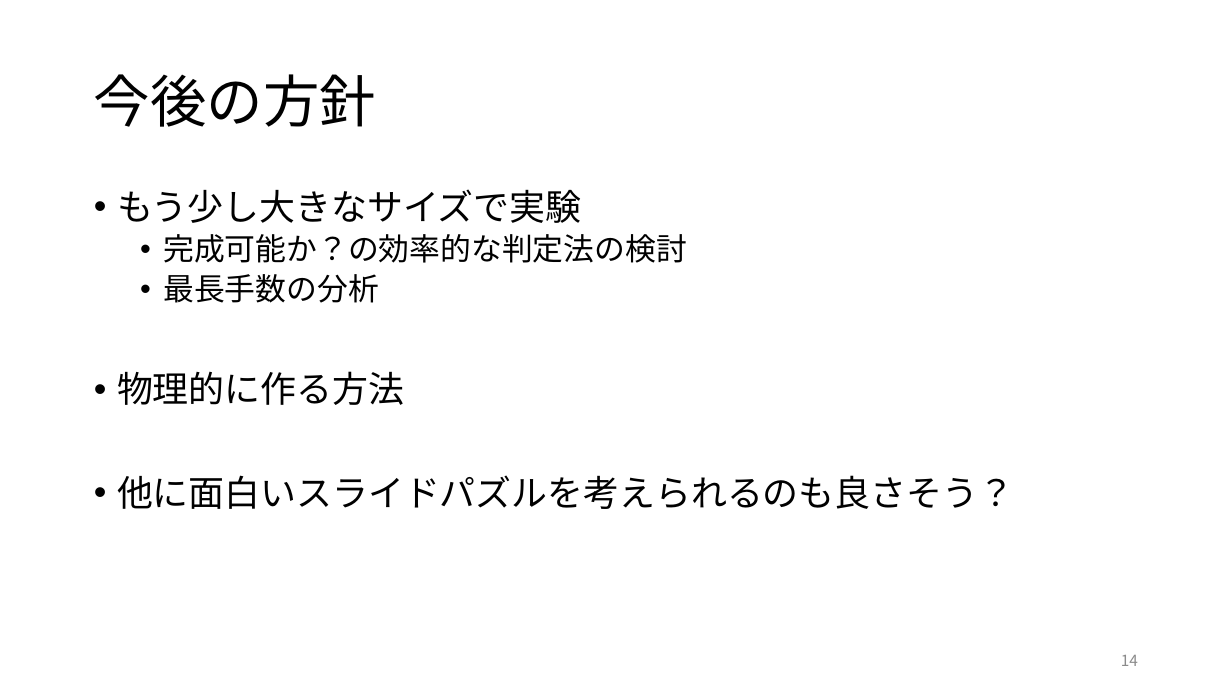
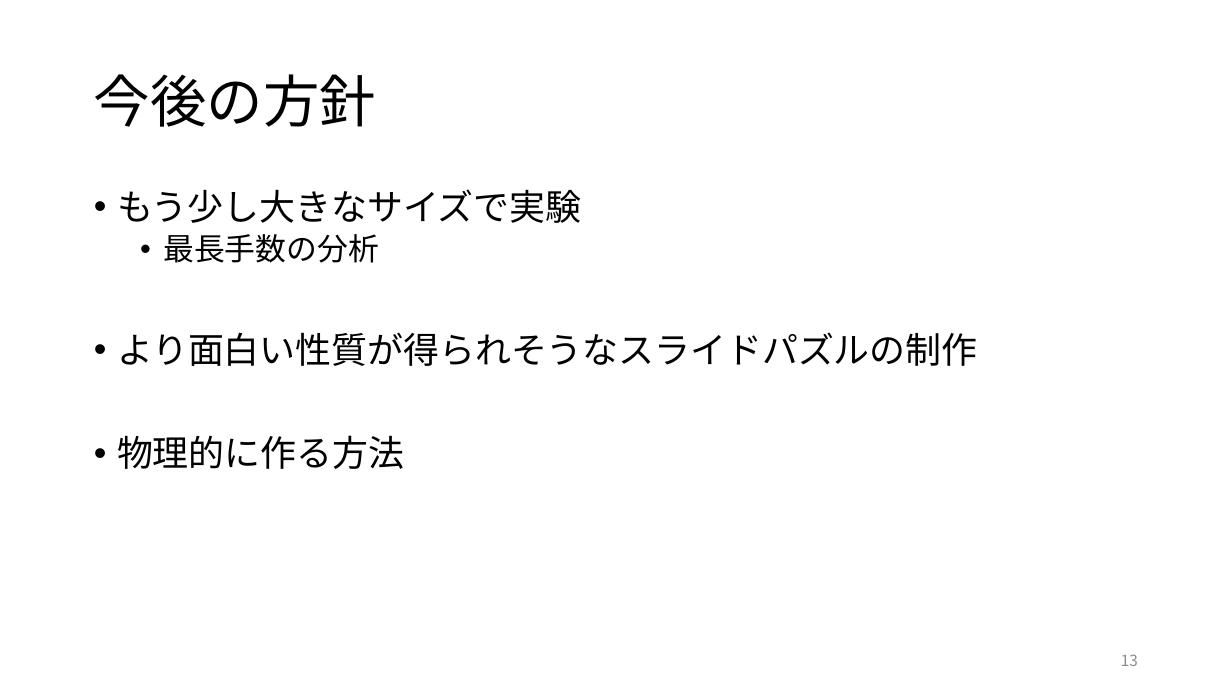
Before and after one commit to j1211/Sliding-Blocks-Piramid, a slide deck: slide 13 of 三角格子パズル全列挙.pptx (slide 14 before the commit). Drawn at 1232x693 pixels with LibreOffice and Linux fonts; fonts in the diff are those of the drawing. Boxes give left, top, right and bottom in pixels: in the first picture for what was removed or moved away, otherwise in the second. Text is boxed around its words. In the diff, an @@ line names an element or a change of style, - is before the commit and + after.

Commit message:
説明用スライド

```diff
--- a/三角格子パズル全列挙.pptx
+++ b/三角格子パズル全列挙.pptx
@@ text at box(163, 234, 687, 263): paragraph removed @@
-  • 完成可能か？の効率的な判定法の検討
@@ text at box(117, 332, 977, 366): paragraph added @@
+• より面白い性質が得られそうなスライドパズルの制作
@@ text at box(117, 475, 1014, 509): paragraph removed @@
-• 他に面白いスライドパズルを考えられるのも良さそう？
@@ page number at box(1121, 654, 1138, 666): text changed @@
-14
+13
```
Also in this commit, not shown: 3 other slides changed, 1 slide removed.
